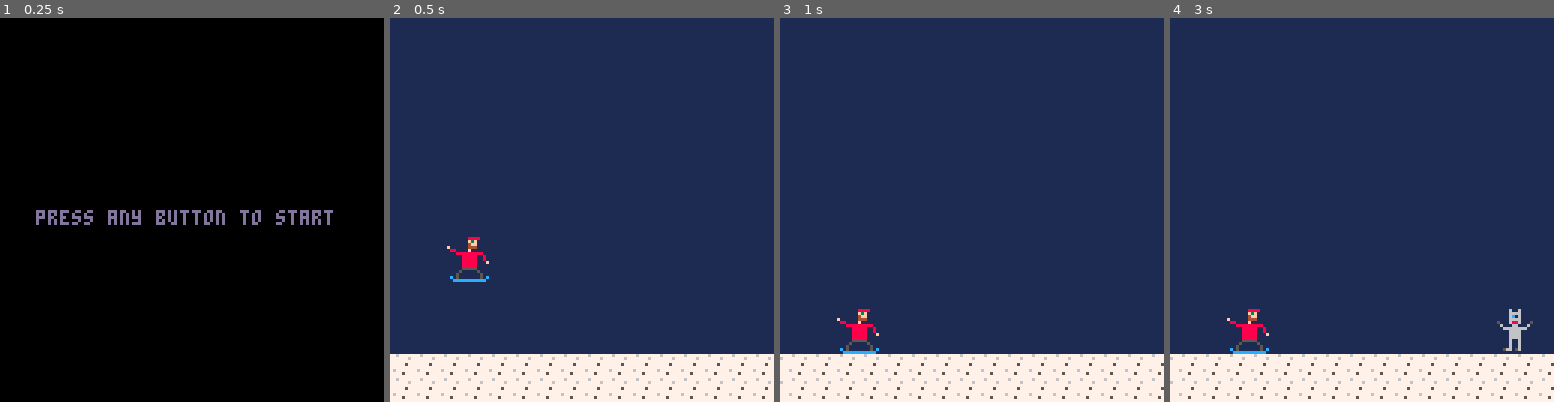
Above: before the commit, frames 1-4 (left to right).
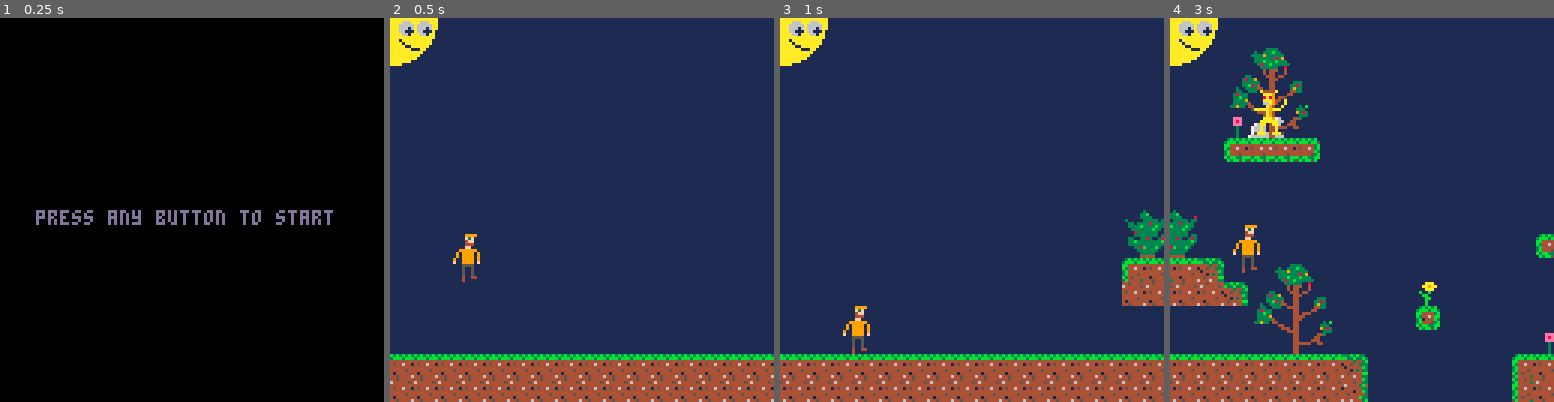
Above: after the commit, the same moments.

Repository: elennick/bksowa
Game: PICO-8 cartridge bksowa.p8
Same seed, same stepped clock (60 frames per second), same inputs: the game is played once before the commit and once after it.
Inputs:
- Up to frame 1 (0.25 s): no input
- Up to frame 2 (0.5 s): tap X (X key) at 0.33 s
- Up to frame 3 (1 s): tap O (Z key) at 0.7 s
- Up to frame 4 (3 s): tap X (X key) at 1.07, 1.85, 2.97 s; hold Right 1.6-2.1 s; tap O (Z key) every 0.4 s from 1.7 to 2.9 s; hold Up 2.15-2.42 s; hold Right from 2.47 s (still down)

Frame 1 is identical in both runs. In frame 2, 14% of the frame differs, in the area x 0-100%, y 0-100%; in frame 3, 16%; in frame 4, 23%.

Commit message:
more stuff

Diff:
--- a/bksowa.p8
+++ b/bksowa.p8
@@ -6,12 +6,6 @@
   screen = 1  // game title
   //10 = gameplay
   //99 = game over
-
-  start()
-end
-
-function start()
-  cls()
 
   //levels
   l = {}
@@ -31,7 +25,14 @@
   l[2].psprites[2] = 72
   l[2].psprites[3] = 74
   l[2].esprite = 98
-  cl = 2 //current level
+  cl = 1
+
+  start(1)
+end
+
+function start(level)
+  cls()
+  cl=level
 
 		//player
   p = {}
@@ -55,19 +56,7 @@
     bg.sobjects[i].sprite = 43 //cloud sprite
   end
 
-  //enemies
-  enemies = {}
-  enemies.lj = 0 //last jump
-  enemies.jumprate = 40
-  enemies.gravity = 0.25
-  for i=1, 8 do
-    enemies[i] = {}
-    enemies[i].x = (100 * i) + 65
-    enemies[i].y = 0
-    enemies[i].vy = 0
-    enemies[i].vx = 0
-    enemies[i].sprite = l[cl].esprite
-  end
+  placeenemies()
 
   //camera position
   cx=0
@@ -152,21 +141,37 @@
 		     for s in all(bg.sobjects) do //reset clouds
 		       if s.x > 900 then s.x-=900 end
 		     end
+		     placeenemies()
 	  		end
 	  		camera(cx, l[cl].y)
   end
 end
 
+function placeenemies()
+  enemies = {}
+  enemies.lj = 0 //last jump
+  enemies.jumprate = 40
+  enemies.gravity = 0.25
+  for i=1, 8 do
+    enemies[i] = {}
+    enemies[i].x = (100 * i) + flr(rnd(100))
+    enemies[i].y = l[cl].y
+    enemies[i].vy = 0
+    enemies[i].vx = 0
+    enemies[i].sprite = l[cl].esprite
+  end
+end
+
 function drawenv()
   rectfill(0,0,1050,256,1) //sky
 
-  circfill(cx,0,15,10) //sun
-  circfill(cx+5,3,2,6)
-  circfill(cx+11,3,2,6)
-  circfill(cx+6,bg.sun.eyey,1,1)
-  circfill(cx+12,bg.sun.eyey,1,1)
-  line(cx+3,7,cx+5,9,1)
-  line(cx+5,9,cx+9,10,1)
+  circfill(cx,l[cl].y,15,10) //sun
+  circfill(cx+5,l[cl].y+3,2,6)
+  circfill(cx+11,l[cl].y+3,2,6)
+  circfill(cx+6,l[cl].y+4,1,1)
+  circfill(cx+12,l[cl].y+4,1,1)
+  line(cx+3,l[cl].y+7,cx+5,l[cl].y+9,1)
+  line(cx+5,l[cl].y+9,cx+9,l[cl].y+10,1)
 
 		for s in all(bg.sobjects) do
 		  s.x += .25
@@ -264,7 +269,7 @@
 
 
 __gff__
-0000010101010000000000000000000000000101010000000000000000000000000000010100000000000000000000000000000000000000000000000000000000000000000000000000000000000000000000000000000000000000000000000202020200000000000000000000000002020202000000000000000000000000
+0000010101010000000000000000000000000101010000000000000000000000000001010100000000000000000000000000010100000000000000000000000000000000000000000000000000000000000000000000000000000000000000000202020200000000000000000000000002020202000000000000000000000000
 0000000000000000000000000000000000000000000000000000000000000000000000000000000000000000000000000000000000000000000000000000000000000000000000000000000000000000000000000000000000000000000000000000000000000000000000000000000000000000000000000000000000000000
 __map__
 0000000000000000000000000000000000000000000000000000000000000000000000000000000000000000000000000000000000000000000000000000000000000000000000000000000000000000000000000000000000000000000000000000000000000000000000000000000000000000000000000000000000000000
@@ -288,14 +293,14 @@
 0000000000000000000000000000000000000000000000000000000000000000000000000000000000000000000000000000000000000000000000000000000000000000000000000000000000000000000000000000000000000000000000000000000000000000000000000000000000000000000000000000000000000000
 0000000000000000000000000000000000000000000000000000000000000000000000000000000000000000000000000000000000000000000000000000000000000000000000000000000000000000000000000000000000000000000000000000000000000000000000000000000000000000000000000000000000000000
 0000000000000000000000000000000000000000000000000000000000000000000000000000000000000000000000000000000000000000000000000000000000000000000000000000000000000000000000000000000000000000000000000000000000000000000000000000000000000000000000000000000000000000
-0000000000000000000000000000000000000000000000000000000000000000000000000000000000000000000000000000000000000000000000000000000000000000000000000000000000000000000000000000000000000000000000000000000000000000000000000000000000000000000000000000000000000000
-0000000000000000000000000000000000000000000000000000000000000000000000000000000000000000000000000000000000000000000000000000000000000000000000000000000000000000000000000000000000000000000000000000000000000000000000000000000000000000000000000000000000000000
-0000000000000000000000000000000000000000000000000000000000000000000000000000000000000000000000000000000000000000000000000000000000000000000000000000000000000000000000000000000000000000000000000000000000000000000000000000000000000000000000000000000000000000
-0000000000000000000000000000000000000000000000000000000000000000000000000000000000000000000000000000000000000000000000000000000000000000000000000000000000000000000000000000000000000000000000000000000000000000000000000000000000000000000000000000000000000000
-0000000000000000000000000000000000000000000000000000000000000000000000000000000000000000000000000000000000000000000000000000000000000000000000000000000000000000000000000000000000000000000000000000000000000000000000000000000000000000000000000000000000000000
-0000000000000000000000000000000000000000000000000000000000000000000000000000000000000000000000000000000000000000000000000000000000000000000000000000000000000000000000000000000000000000000000000000000000000000000000000000000000000000000000000000000000000000
-0000000000000000000000000000000000000000000000000000000000000000000000000000000000000000000000000000000000000000000000000000000000000000000000000000000000000000000000000000000000000000000000000000000000000000000000000000000000000000000000000000000000000000
-0000000000000000000000000000000000000000000000000000000000000000000000000000000000000000000000000000000000000000000000000000000000000000000000000000000000000000000000000000000000000000000000000000000000000000000000000000000000000000000000000000000000000000
-0000000000000000000000000000000000000000000000000000000000000000000000000000000000000000000000000000000000000000000000000000000000000000000000000000000000000000000000000000000000000000000000000000000000000000000000000000000000000000000000000000000000000000
-2323232323232323232323232323232323232323232323232323232323232323232323232323232323232323232323232323232323232323232323232323232323232323232323232323232323232323232323232323232323232323232323232323232323232323232323232323232323232323232323232323232323232323
-2323232323232323232323232323232323232323232323232323232323232323232323232323232323232323232323232323232323232323232323232323232323232323232323232323232323232323232323232323232323232323232323232323232323232323232323232323232323232323232323232323232323232323
+000000000000000000000000000000000000000000000000000000000000000000000000000000000708090a0000000000000e0f00000000000000000000000000000000000000000000000000000000000000000000000000000000000000000000000000000000000000000000000000000000000000000000000000000000
+000000000000000000000000000000000000000000000708090a00000000000000000000000000001718191a0000000000001e1f00000000000000000000000000000000000000000000000000000000000000000000000000000000000000000000000000000000000000000000000000000000000000000000000000000000
+000000000000000000000000000000000000000000001718191a00000000000000000000000000002728292a000000000022233200000000000000000000000000000000000000000000000000000000000000000000000000000000000000000000000000000000000000000000000000000000000000000000000000000000
+000000000000000000000000000000000000000000002728292a0000000000000000000000001d003738393a000000000000000000000000000000000000000000000000000000000000000000000000000000000000000000000000000000000000000000000000000000000000000000000000000000000000000000000000
+00000000000000000000000000000000000000000d003738393a000000000000000000000000330022232332003300000000000000000000000000000000000000000000000000000000000000000000000000000000000000000000000000000000000000000000000000000000000000000000000000000000000000000000
+000000000000000000000000000000000000002223232323233200000033000000330000000000000000000000000000002223320000000000000000000708090a000000000000000000000000000000000708090a00000000000000000000000000000000000000000000000000000000000000000000000000000000000000
+000000000000000000000000000000000000000000000000000000000000000000000000000000000000000000000000000000000000000000000000001718191a000000000000000000000000000000001718191a00000000000000000000000000000000000000000000000000000000000000000000000000000000000000
+000000000000000000000000000000000000000000000000000000000000000e0f0000000000000000000000000000000000000000000e0f00000000002728292a000000000000000000000000000000002728292a000e0f00000000000000000000000000000000000000000000000000000000000000000000000000000000
+000000000000000000000000000000000000000000001d000000000000000d1e1f00000000000000000000000000000d001d000000001e1f00000000003738393a00000000000d000000000000000000003738393a001e1f000000000000001d0000000000000000000000000000000000000000000000000000000000000000
+2323232323232323232323232323232323232323232323232323232323232323232323232323233200000000222323232323233200002223320000222323232323232323232323232323232323232323232323232323232323232323232323232323232323232323232323232323232323232323232323232323232323232323
+2323232323232323232323232323232323232323232323232323232323232323232323232323230000000000002323232323230000000023000000002323232323232323232323232323232323232323232323232323232323232323232323232323232323232323232323232323232323232323232323232323232323232323
Not shown, changed: 32 lines of the sprite sheet (__gfx__) section of bksowa.p8
